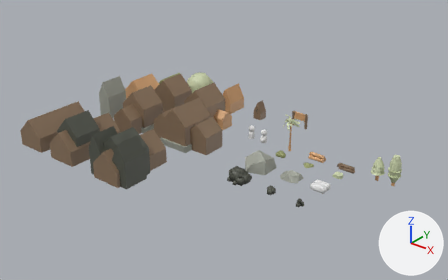
Two versions of the Blender file hamlet.blend, one commit apart.
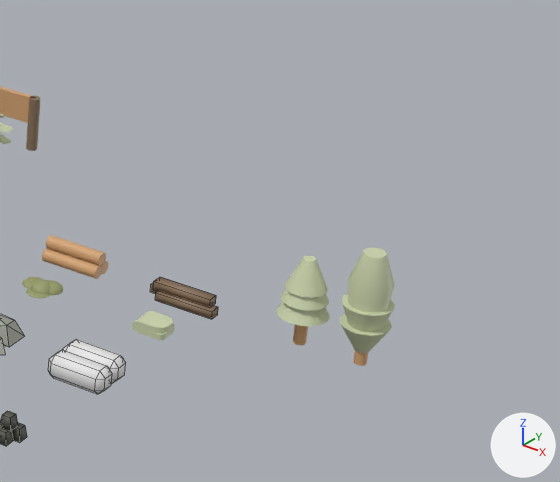
Old and new are each drawn whole from a camera (50 mm lens) standing at (43.4, -60.1, 35.5) and looking at (-0.3, -5.4, 1.6) and again close up on the part from 66% to 100% of the width and 32% to 78% of the height. The lights are fixed; the arrows at lower right show +X, +Y and +Z. The close-ups show mesh edges as thin lines.

In view in the first close-up: 'bulletin', 'cloth', 'cut stone', 'fibre', 'ingot', 'log', 'plank', 'rock', 'tree-cedar', 'tree-pine'.
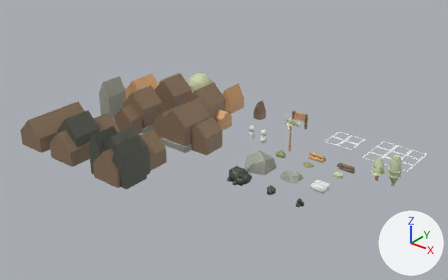
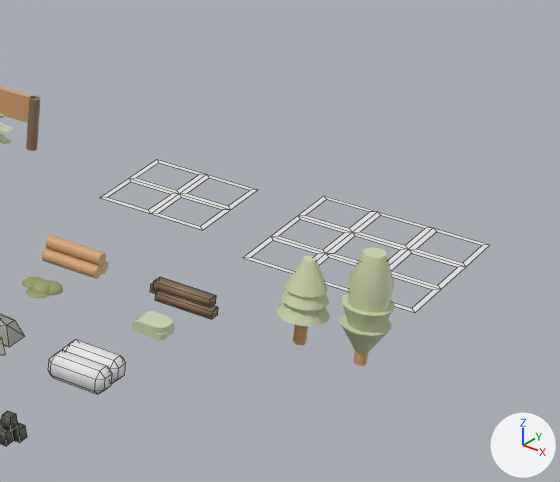
Where the change shows, as pixel boxes (x1, y1, x2, y2) in the close-ups (560 x 482 px):
```json
{"object": "wood-shed", "change": "added", "after": [243, 196, 490, 312]}
{"object": "wood-lot", "change": "added", "after": [100, 160, 257, 230]}
```

Scene script edits in JSON lines:
```json
{"op": "add", "block": "me_cube_019", "code": ["me_cube_019 = bpy.data.meshes.new('Cube.019')", "me_cube_019.from_pydata(...)  # 72 vertices, 36 faces; spans x -3.0..3.0, y -3.0..3.0, z 0.0"]}
{"op": "add", "block": "me_cube_018", "code": ["me_cube_018 = bpy.data.meshes.new('Cube.018')", "me_cube_018.from_pydata(...)  # 32 vertices, 16 faces; spans x -2.0..2.0, y -2.0..2.0, z 0.0"]}
{"op": "add", "block": "ob_wood_shed", "code": ["ob_wood_shed = bpy.data.objects.new('wood-shed', me_cube_019)", "ob_wood_shed.location = (17.0, 7.0, 0.0)"]}
{"op": "add", "block": "ob_wood_lot", "code": ["ob_wood_lot = bpy.data.objects.new('wood-lot', me_cube_018)", "ob_wood_lot.location = (10.0, 7.0, 0.0)"]}
```
